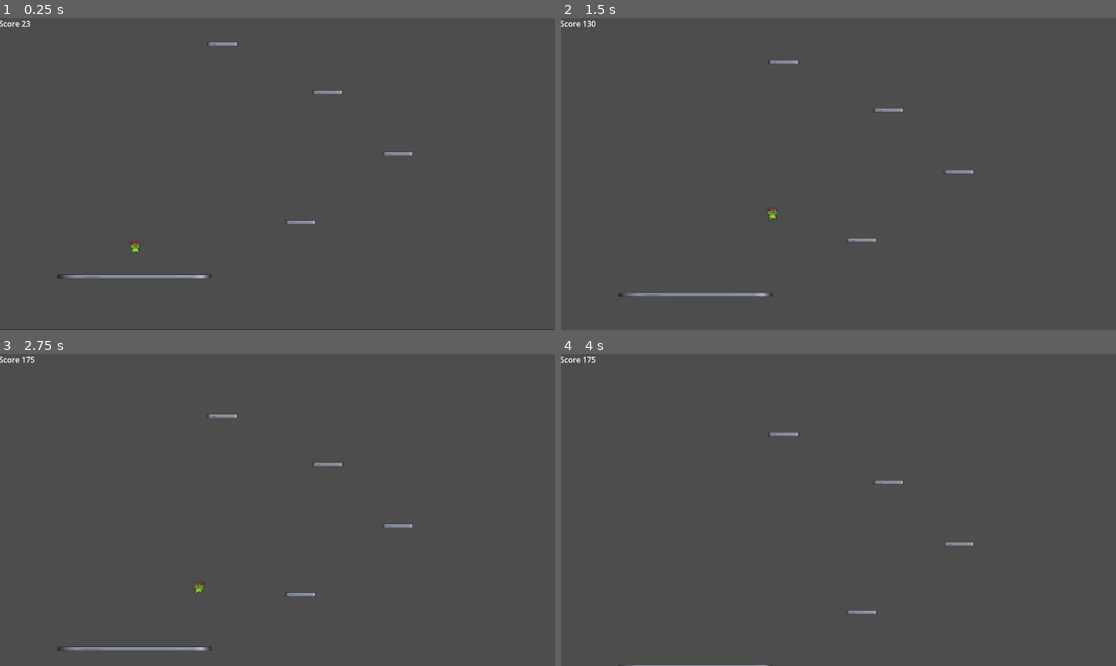
Above: before the commit, frames 1-4 (two rows, left to right).
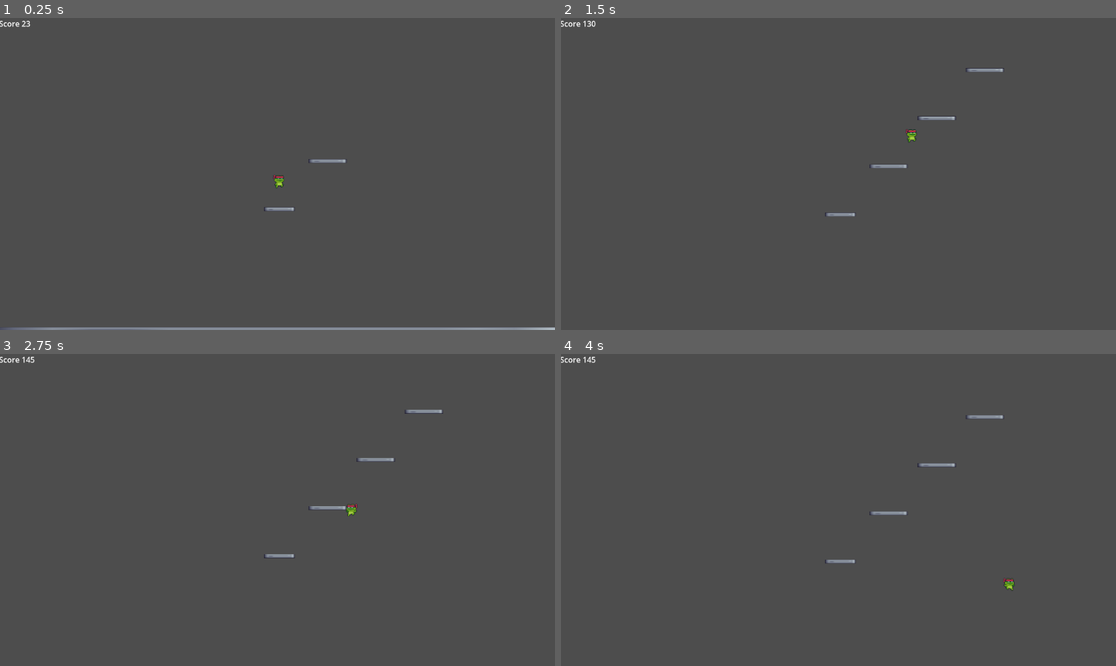
Above: after the commit, the same moments.

Repository: franklinjr12/plataformme
Game: Godot game, scene res://scenes/world.tscn
Two runs of this game, one before a commit and one after it. Both use one fixed random seed, a clock stepped at 60 frames per second and the inputs below.
Inputs:
- Up to frame 1 (0.25 s): no input
- Up to frame 2 (1.5 s): hold D (move_right) from 0.53 s (still down)
- Up to frame 3 (2.75 s): release D (move_right) at 2.03 s; hold A (move_left) from 2.03 s (still down)
- Up to frame 4 (4 s): release A (move_left) at 2.78 s; hold D (move_right) from 2.78 s (still down)

The runs differ from the first frame. In frame 1, 1.7% of the frame differs, in the area x 0-100%, y 7-100%; in frame 2, 0.9%; in frame 3, 1.0%; in frame 4, 0.6%.

Commit message:
new platform spawning

Diff:
--- a/scenes/platform.tscn
+++ b/scenes/platform.tscn
@@ -6,7 +6,7 @@
 size = Vector2(1596, 8)
 
 [node name="Platform" type="StaticBody2D"]
-scale = Vector2(0.1, 1)
+scale = Vector2(0.05, 1)
 
 [node name="CollisionShape2D" type="CollisionShape2D" parent="."]
 shape = SubResource("RectangleShape2D_i7141")
--- a/scenes/world.tscn
+++ b/scenes/world.tscn
@@ -135,7 +135,7 @@
 script = ExtResource("1_4mrxx")
 
 [node name="Player" type="CharacterBody2D" parent="."]
-position = Vector2(282, 491)
+position = Vector2(581, 359)
 script = ExtResource("1_71j4m")
 
 [node name="AnimatedSprite2D" type="AnimatedSprite2D" parent="Player"]
@@ -154,24 +154,8 @@
 position = Vector2(591, 644)
 scale = Vector2(0.8, 1)
 
-[node name="Platform2" parent="." instance=ExtResource("6_qfnet")]
-position = Vector2(281, 530)
-scale = Vector2(0.2, 1)
-
-[node name="Platform3" parent="." instance=ExtResource("6_qfnet")]
-position = Vector2(626, 417)
-scale = Vector2(0.04, 1)
-
-[node name="Platform4" parent="." instance=ExtResource("6_qfnet")]
-position = Vector2(828, 275)
-scale = Vector2(0.04, 1)
-
-[node name="Platform5" parent="." instance=ExtResource("6_qfnet")]
-position = Vector2(682, 147)
-scale = Vector2(0.04, 1)
-
-[node name="Platform6" parent="." instance=ExtResource("6_qfnet")]
-position = Vector2(464, 47)
+[node name="Platform1" parent="." instance=ExtResource("6_qfnet")]
+position = Vector2(582, 395)
 scale = Vector2(0.04, 1)
 
 [node name="Camera2D" type="Camera2D" parent="."]
--- a/scripts/camera.gd
+++ b/scripts/camera.gd
@@ -1,6 +1,6 @@
 extends Camera2D
 
-@export var CAMERA_SCROLL_SPEED = 0.5
+@export var CAMERA_SCROLL_SPEED = 0.15
 
 func _process(delta: float) -> void:
 	position.y -= CAMERA_SCROLL_SPEED
--- a/scripts/world.gd
+++ b/scripts/world.gd
@@ -7,6 +7,13 @@
 var scoreLabel = null
 var camera = null
 var view_y = 0
+var last_platform_num = 1
+
+const platform = preload("res://scenes/platform.tscn")
+const platform_str = "Platform"
+const platform_spawn_dist = 100
+const platform_x_spawn_dist = 100
+const platform_y_spawn_dist = 100
 
 func _ready() -> void:
 	player = get_node("Player")
@@ -18,10 +25,25 @@
 
 func _process(delta: float) -> void:
 	var new_y = player.position.y
+	var view_y_end = view_y + camera.position.y
+	if new_y > view_y_end:
+		print("game over")
 	if new_y < current_player_y:
 		current_player_y = new_y
 		score = -roundi(current_player_y - initial_player_y)
 		scoreLabel.text = "Score " + str(score)
-	var view_y_end = view_y + camera.position.y
-	if new_y > view_y_end:
-		print("game over")
+	var last_platform = get_node(last_platform_name())
+	if last_platform.position.distance_to(player.position) <= platform_spawn_dist:
+		var new_platform = platform.instantiate()
+		last_platform_num += 1
+		new_platform.name = last_platform_name()
+		var signal_mult = 1
+		if randi() % 2 == 0:
+			signal_mult = -1
+		new_platform.position.x = last_platform.position.x + signal_mult * platform_x_spawn_dist
+		signal_mult = -1
+		new_platform.position.y = last_platform.position.y + signal_mult * platform_y_spawn_dist
+		add_child(new_platform)
+
+func last_platform_name() -> String:
+	return platform_str + str(last_platform_num)
